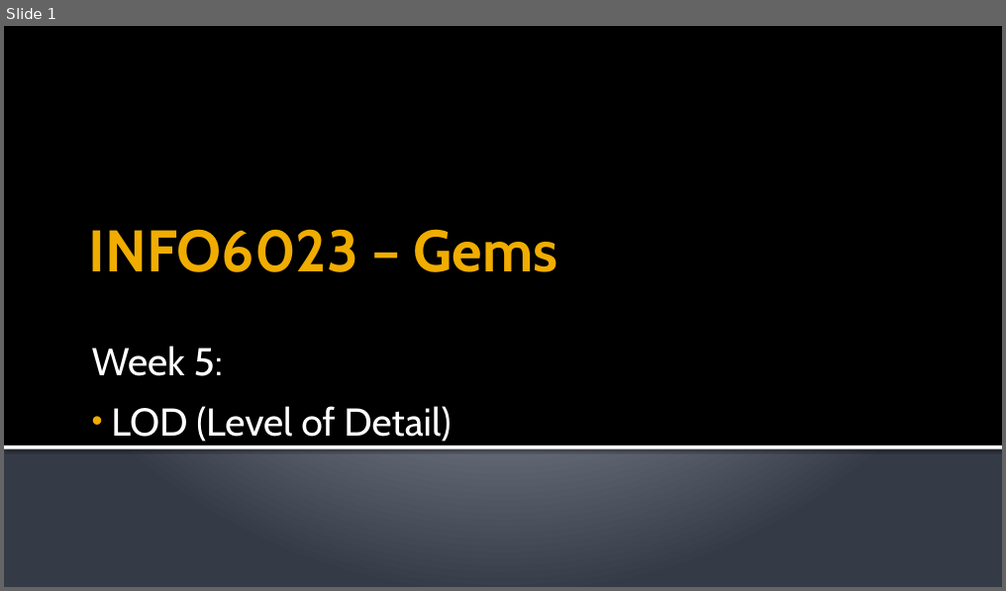
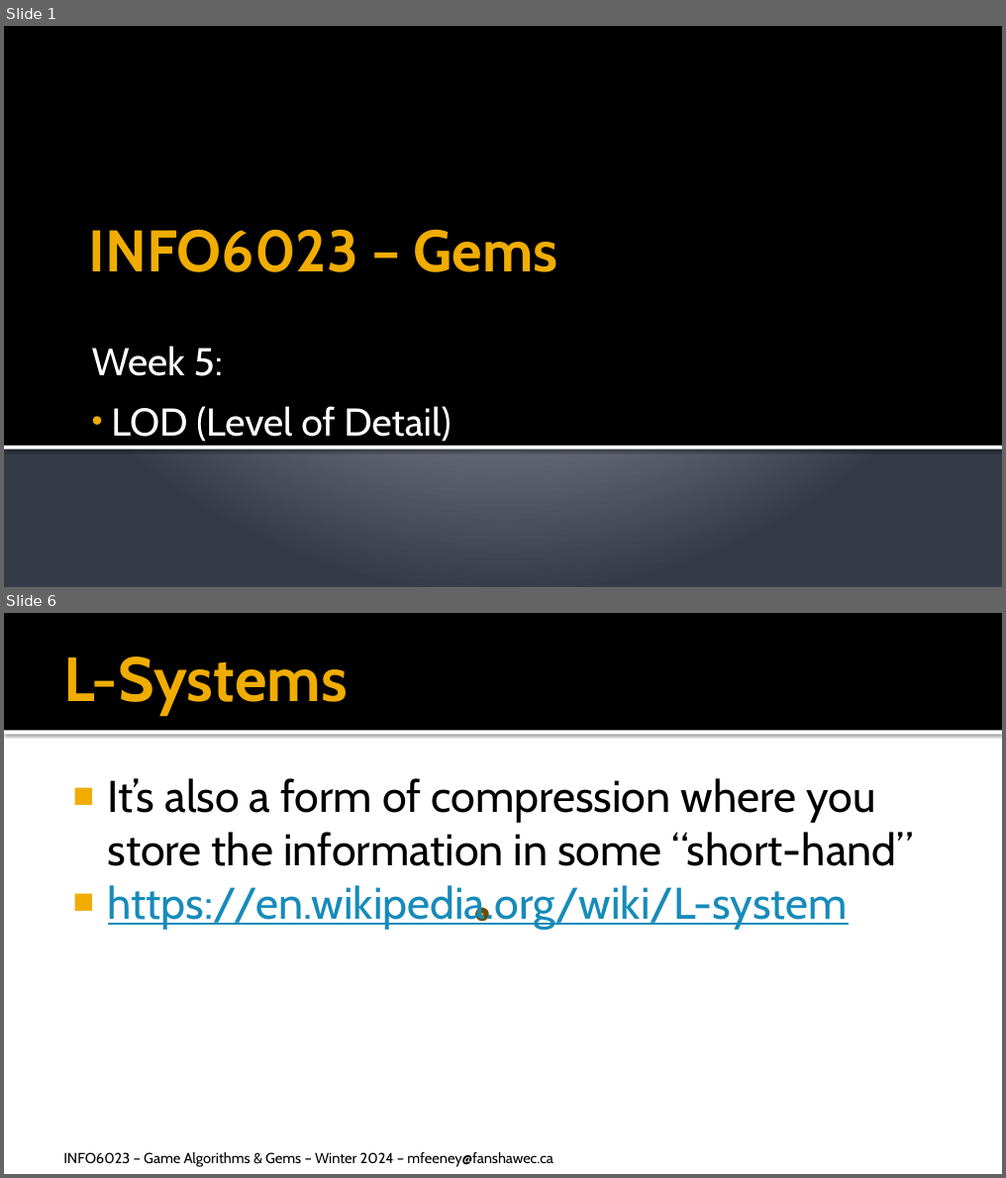
Before and after one commit to FeeneyCodes/GDP202324, a slide deck: 6023_Gems/D2D/W06_LOD_1/6023_W06_LOD_part_1.pptx. Shown one above the other, each under a label of ours: slide 1 before the commit, slides 1 and 6 after it; the slides between them are not shown. The pictures are 1006x591 and 1006x1178 pixels, drawn with LibreOffice and Linux fonts; fonts in the diff are those of the drawing. Boxes give left, top, right and bottom in pixels: in the first picture for what was removed or moved away, otherwise in the second. Text is boxed around its words. In the diff, an @@ line names an element or a change of style, - is before the commit and + after.

```diff
--- a/6023_Gems/D2D/W06_LOD_1/6023_W06_LOD_part_1.pptx
+++ b/6023_Gems/D2D/W06_LOD_1/6023_W06_LOD_part_1.pptx
@@ slide 6 added at [4,613,1002,1174], background #FFFFFF @@
@@ rectangle added at [4,613,1002,731], fill #000000 @@
@@ title added at [63,657,347,716], 45 pt, text #F0AD00, bold @@
+L-Systems
@@ rectangle added at [4,731,1002,735], fill #FFFFFF @@
@@ text added at [108,778,914,929], 32 pt, text #000000 @@
+■ It’s also a form of compression where you store the information in some “short-hand”
+■ https://en.wikipedia.org/wiki/L-system
@@ ellipse added at [478,910,486,918], fill #F0AD00, outline #694C00 3.78 pt @@
@@ text added at [63,1153,553,1167], 10.5 pt, text #000000 @@
+INFO6023 – Game Algorithms & Gems – Winter 2024 – mfeeney@fanshawec.ca
```
Also in this commit, not shown: 4 other slides added, 1 slide removed, 11 other files.
